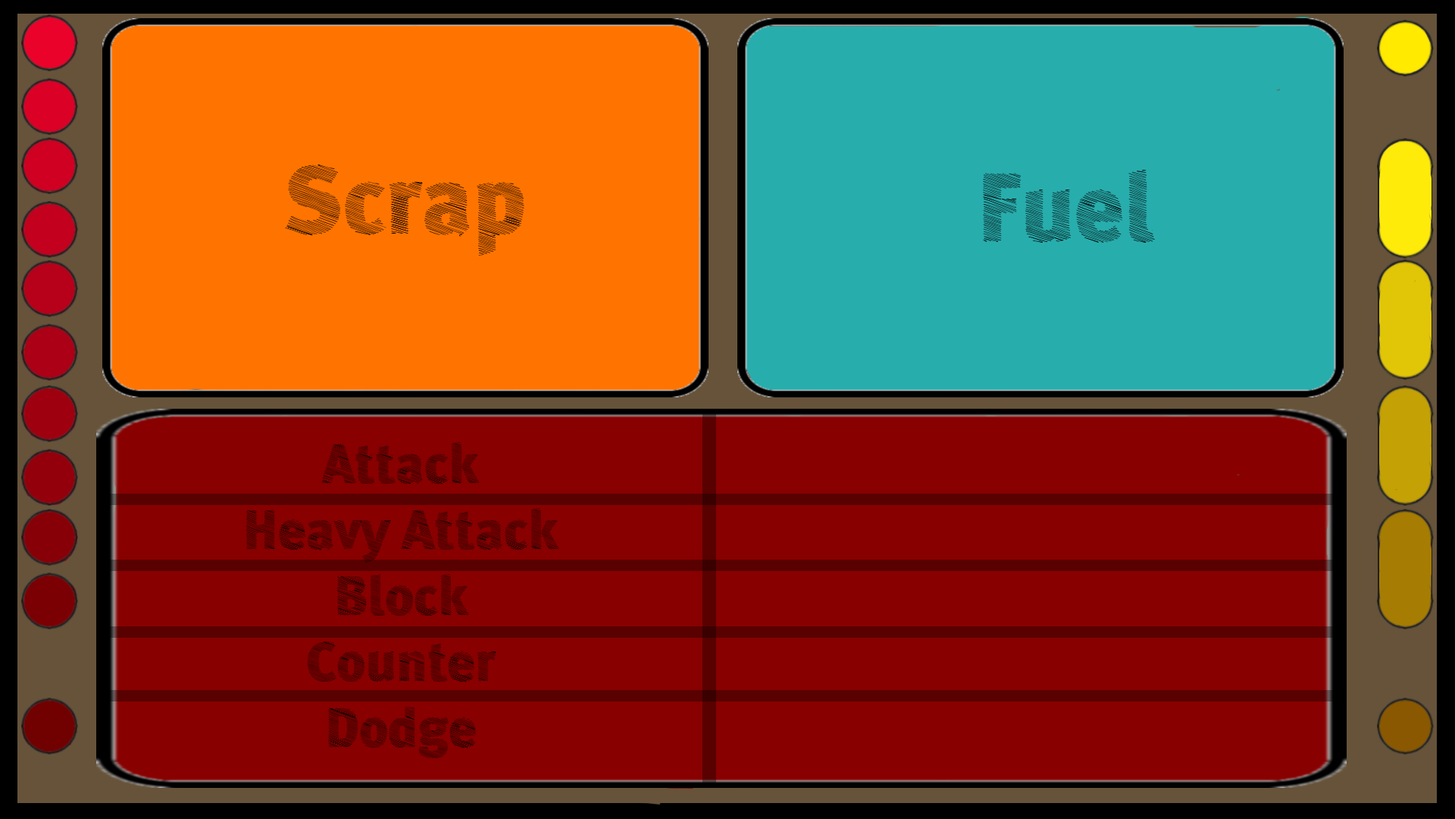
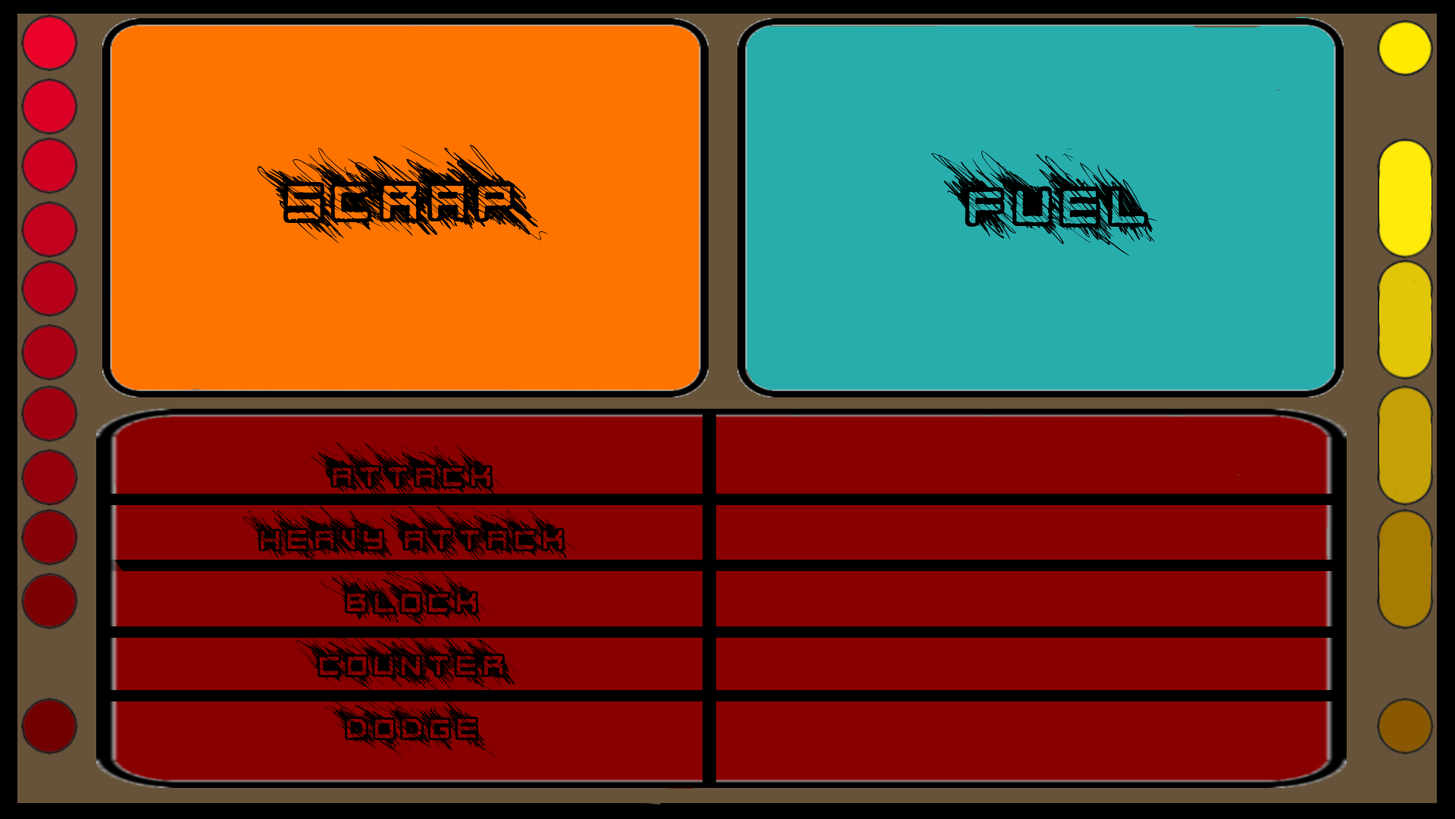
Before/after of a 1455 × 819 layered artwork. What changed in the layer stack:
painted on "Seperators" over [109, 413, 1334, 783]
painted on "Attack ..." over [242, 441, 578, 758]
painted on "Fuel" over [930, 148, 1158, 257]
painted on "Scrap" over [256, 144, 549, 256]
